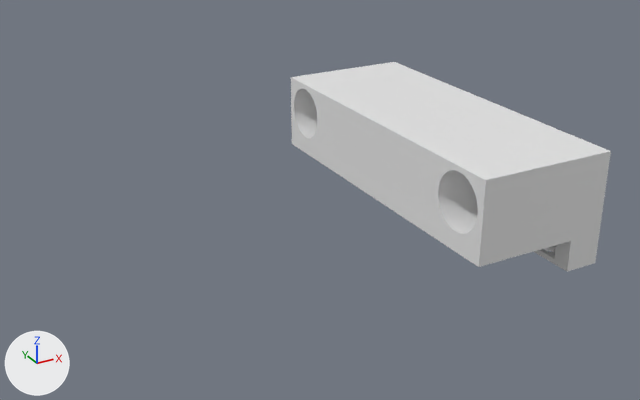
The Blender file Wagon.blend as it was, and as the next commit left it.
Camera for both pictures: a 50 mm camera at (-15.16, -19.97, 11.36) aimed at (-4.37, -0.36, 1.55). Lighting does not change. The marker at lower left points along +X, +Y and +Z.

In view in the first picture: 'Wagon'.
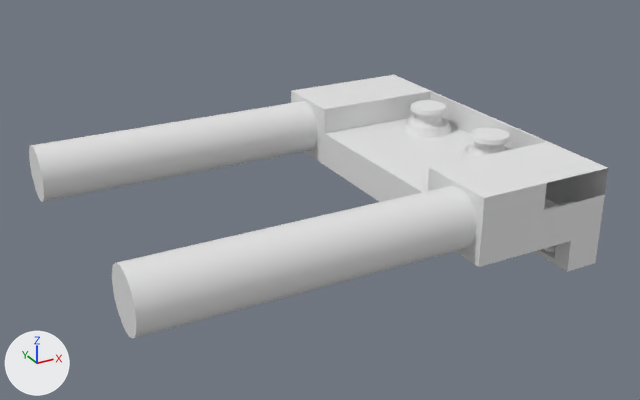
What changed in the scene script:
```text
Change me_cube_001:
    where me_cube_001.from_pydata(...)  # 12 vertices, 10 faces; spans x -1.0..1.0, y -1.0..1.0, z -1.0..2.2
    used by ob_wagon; location = (-0.5, 0.0, 1.25); scale = (2.0, 5.0, 1.0)
    before: 8 (-1.0, -1.0, 2.2), 9 (-1.0, 1.0, 2.2), 10 (1.0, 1.0, 2.2), 11 (1.0, -1.0, 2.2)
    me_cube_001 part 1
    add for i in [*range(8, 12)]: me_cube_001.vertices[i].co += Vector((0.0, 0.0, -0.45))
Add me_cube_008:
    me_cube_008.from_pydata(...)  # a box spanning x -0.78..1.22, y -1.0..1.0, z -1.05..0.95
Change ob_top_cono_1:
    remove ob_top_cono_1.hide_viewport = True
Change ob_varilla_1:
    ob_varilla_1.location: (-6.0, -4.0, 2.5) -> (-6.0, -4.0, 2.08)
    remove ob_varilla_1.hide_viewport = True
Change ob_varilla_2:
    ob_varilla_2.location: (-6.0, 4.0, 2.5) -> (-6.0, 4.0, 2.08)
    remove ob_varilla_2.hide_viewport = True
Change ob_wagon:
    add _m = ob_wagon.modifiers.new('Aux2', 'BOOLEAN')
    add _m.object = ob_aux_2
    add _m.solver = 'FLOAT'
    add _m = ob_wagon.modifiers.new('Boolean.002', 'BOOLEAN')
    add _m.object = ob_aux_3
    add _m.solver = 'FLOAT'
Add ob_aux_3:
    ob_aux_3 = bpy.data.objects.new('Aux 3', me_cube_008)
    ob_aux_3.parent = ob_wagon
    ob_aux_3.matrix_parent_inverse = Matrix(((0.5, 0.0, 0.0, 0.25), (0.0, 0.2, 0.0, 0.0), (0.0, 0.0, 1.0, -1.25), (0.0, 0.0, 0.0, 1.0)))
    ob_aux_3.location = (-1.0, 0.0, 3.0)
    ob_aux_3.scale = (2.0, 2.75, 0.75)
    ob_aux_3.hide_viewport = True
Add ob_aux_2:
    ob_aux_2 = bpy.data.objects.new('Aux 2', me_cube_008.copy())
    ob_aux_2.parent = ob_wagon
    ob_aux_2.matrix_parent_inverse = Matrix(((0.5, 0.0, 0.0, 0.25), (0.0, 0.2, 0.0, 0.0), (0.0, 0.0, 1.0, -1.25), (0.0, 0.0, 0.0, 1.0)))
    ob_aux_2.location = (1.0, 0.0, 3.0)
    ob_aux_2.scale = (2.0, 5.0, 0.75)
    ob_aux_2.hide_viewport = True
```

Changed parts and their boxes [x1, y1, x2, y2] in the pictures (640 x 400 px; the box of a moved part takes in the faces that stretch with it):
'Wagon', reshaped, modifiers changed (6% shorter): before [291, 62, 611, 272]; after [291, 75, 609, 272]
'Varilla 1', shown: after [112, 186, 476, 338]
'Varilla 2', shown: after [29, 101, 318, 202]
'Top Cono 1', shown: after [404, 100, 511, 160]
part 1 of me_cube_001, moved or reshaped: before [291, 62, 611, 224]; after [291, 75, 609, 224]
